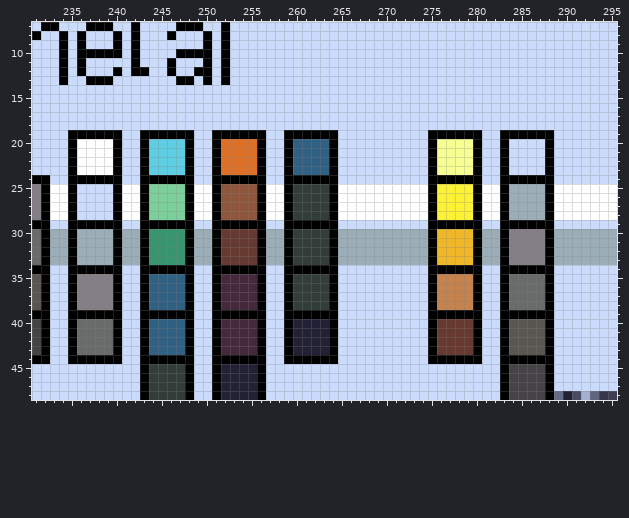
Pixel-art file, stored at objects/WIP/G 38 Periodic Table [gather palette] [1px].aseprite. The picture above was drawn from the file before the commit.
349x64 pixels, 1 frame. Colours within 5 levels of each other are drawn and written as one. Shown: x 231..295, y 7..48.
The same view after the edit:
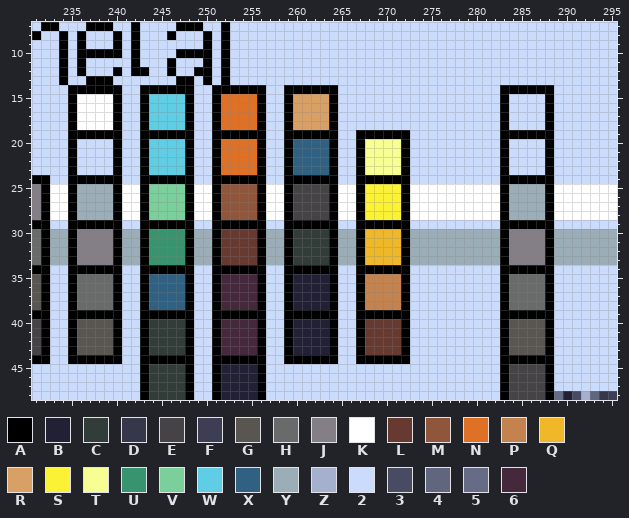
Palette (. is transparent): A #000000  B #222034  C #323c39  D #37374c  E #454345  F #3d3e54  G #595652  H #696a6a  J #847e87  K #ffffff  L #663931  M #8f563b  N #df7126  P #c4824e  Q #f0b829  R #d9a066  S #fbf236  T #f7ff92  U #37946e  V #7acf9b  W #5fcde4  X #306082  Y #9badb7  Z #a4b0ce  2 #cbdbfc  3 #494b62  4 #61667f  5 #666c85  6 #45283c
The edit:
Changed rows in their new state; - is an unchanged pixel.
Layer "Layer 1 #2":
first column x 235:
14 AAAAAA--AAAAAA--AAAAAA--AAAAAA------------------AAAAAA
15 AKKKKA--AWWWWA--ANNNNA--ARRRRA------------------A----A
16 AKKKKA--AWWWWA--ANNNNA--ARRRRA------------------A----A
17 AKKKKA--AWWWWA--ANNNNA--ARRRRA------------------A----A
18 AKKKKA--AWWWWA--ANNNNA--ARRRRA------------------A----A
19 --------------------------------AAAAAA--222222--------
20 -2222---------------------------ATTTTA--222222--------
21 -2222---------------------------ATTTTA--222222--------
22 -2222---------------------------ATTTTA--222222--------
23 -2222---------------------------ATTTTA--222222--------
24 --------------------------------AAAAAA--222222--------
25 -YYYY--------------------EEEE---ASSSSA--KKKKKK--------
26 -YYYY--------------------EEEE---ASSSSA--KKKKKK--------
27 -YYYY--------------------EEEE---ASSSSA--KKKKKK--------
28 -YYYY--------------------EEEE---ASSSSA--KKKKKK--------
29 --------------------------------AAAAAA--222222--------
30 -JJJJ---------------------------AQQQQA--YYYYYY--------
31 -JJJJ---------------------------AQQQQA--YYYYYY--------
32 -JJJJ---------------------------AQQQQA--YYYYYY--------
33 -JJJJ---------------------------AQQQQA--YYYYYY--------
34 --------------------------------AAAAAA--222222--------
35 -HHHH--------------------BBBB---APPPPA--222222--------
36 -HHHH--------------------BBBB---APPPPA--222222--------
37 -HHHH--------------------BBBB---APPPPA--222222--------
38 -HHHH--------------------BBBB---APPPPA--222222--------
39 --------------------------------AAAAAA--222222--------
40 -GGGG----CCCC-------------------ALLLLA--222222--------
41 -GGGG----CCCC-------------------ALLLLA--222222--------
42 -GGGG----CCCC-------------------ALLLLA--222222--------
43 -GGGG----CCCC-------------------ALLLLA--222222--------
44 --------------------------------AAAAAA--222222--------
